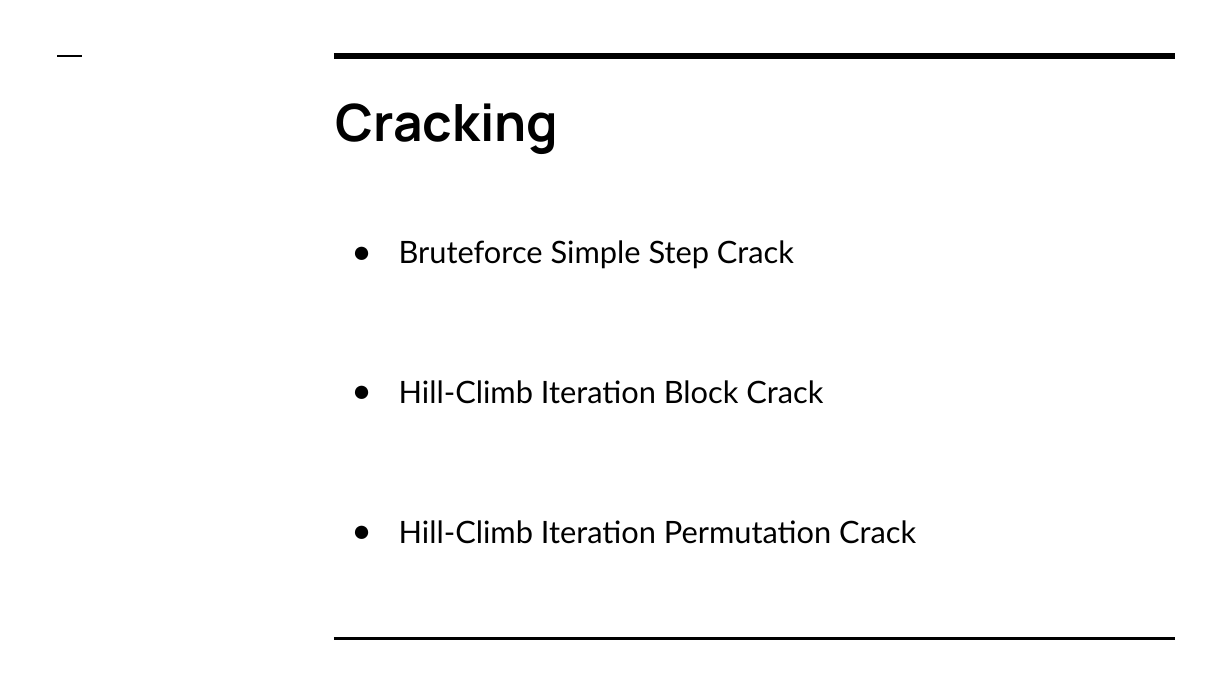
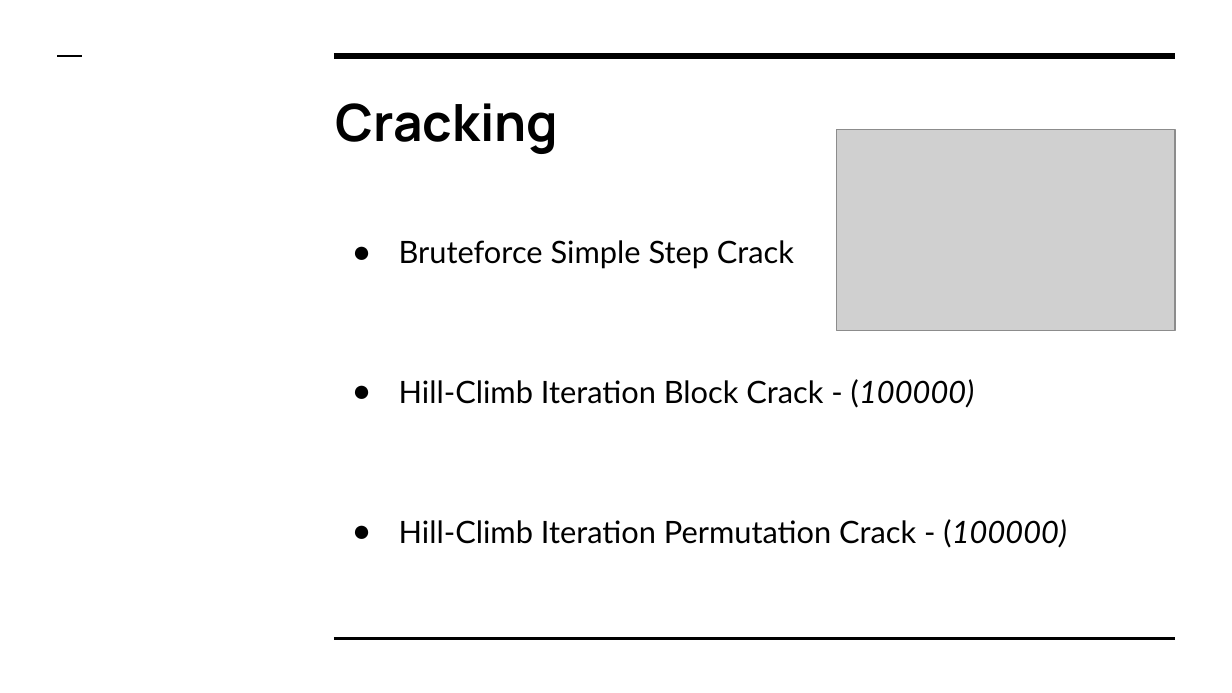
Before and after one commit to grahamhoyes/utek-programming-team15, a slide deck: slide 6 of CRYPTOGRAPHY.pptx (slide 4 before the commit). Drawn at 1232x693 pixels with LibreOffice and Linux fonts; fonts in the diff are those of the drawing; grey boxes stand for pictures. Boxes give left, top, right and bottom in pixels: in the first picture for what was removed or moved away, otherwise in the second. Text is boxed around its words. In the diff, an @@ line names an element or a change of style, - is before the commit and + after.

```diff
--- a/CRYPTOGRAPHY.pptx
+++ b/CRYPTOGRAPHY.pptx
@@ picture added at bbox=[837, 129, 1175, 330] @@
@@ text at bbox=[399, 379, 1067, 548]: text changed @@
-● Hill-Climb Iteration Block Crack
-● Hill-Climb Iteration Permutation Crack
+● Hill-Climb Iteration Block Crack - (100000)
+● Hill-Climb Iteration Permutation Crack - (100000)
```
Also in this commit, not shown: 2 other slides changed, 2 slides added, 2 other files.
